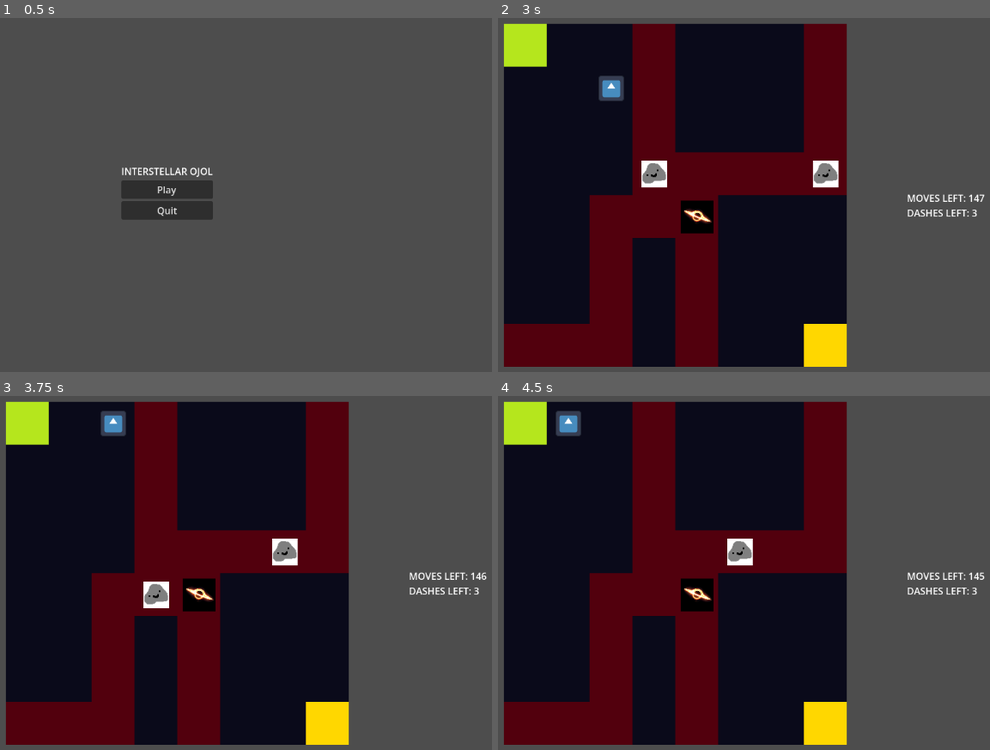
Above: before the commit, frames 1-4 (two rows, left to right).
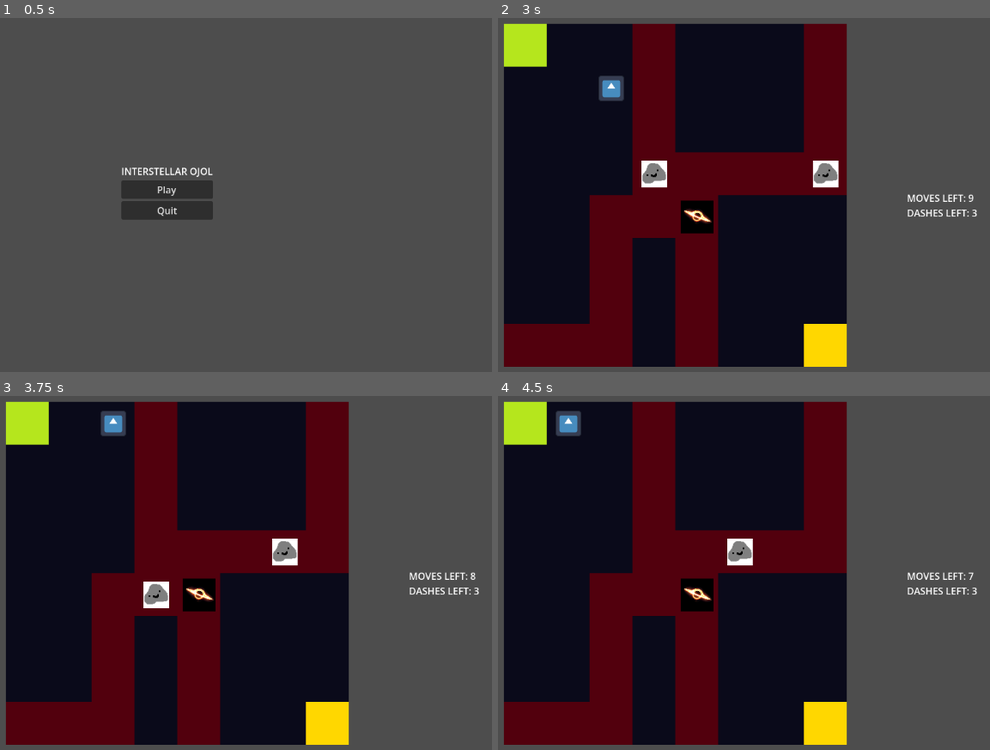
Above: after the commit, the same moments.

Repository: XilefEel/gameseed-2026
Game: Godot game, scene res://scenes/MainMenu.tscn
Same seed, same stepped clock (60 frames per second), same inputs: the game is played once before the commit and once after it. The engine's default icon, where the game draws it, is replaced by a stand-in: a white triangle on a blue panel in a dark square.
Inputs:
- Up to frame 1 (0.5 s): no input
- Up to frame 2 (3 s): click "Play" at 0.5 s; tap Enter at 1.25, 2.75 s; hold Right (ui_right) 1.28-2.03 s; hold E 1.28-2.03 s; tap Shift at 1.55, 2.1 s; tap Space at 2 s; hold Down (ui_down) 2.03-2.78 s; tap E at 2.3 s; hold Right (ui_right) from 2.78 s (still down); hold E from 2.78 s (still down)
- Up to frame 3 (3.75 s): tap Shift at 3.05, 3.6 s; tap Space at 3.5 s; release Right (ui_right) at 3.53 s; release E at 3.53 s; hold Up (ui_up) from 3.53 s (still down)
- Up to frame 4 (4.5 s): tap E at 3.8 s; tap Enter at 4.25 s; release Up (ui_up) at 4.28 s; hold Left (ui_left) from 4.28 s (still down); hold E from 4.28 s (still down)

Frame 1 is identical in both runs. In frame 2, less than 0.1% of the frame differs, in the area x 95-99%, y 49-52%; in frame 3, less than 0.1%; in frame 4, less than 0.1%.

Commit message:
cleaned up player movement

Diff:
--- a/scripts/player/player.gd
+++ b/scripts/player/player.gd
@@ -11,7 +11,7 @@
 var is_moving := false
 var current_cell := Vector2i.ZERO
 
-var moves_left := 150 :
+var moves_left := 12 :
 	set(value):
 		moves_left = value
 		move_label.text = "MOVES LEFT: %d" % moves_left
--- a/scripts/player/player_movement.gd
+++ b/scripts/player/player_movement.gd
@@ -25,23 +25,48 @@
 		await hazards.game_over()
 		return
 
-	var cost = 2 if hazards.is_in_yellow_zone(player.current_cell) else 1
-
-	if player.moves_left < cost:
-		return
+	await move_to_cell(next)
 
 	var prev_cells = hazards.step_asteroids()
-	player.current_cell = next
-	await move_to_cell(player.current_cell)
-
 	if hazards.check_asteroid_collisions(prev_cells, player.current_cell):
 		await hazards.game_over()
 		return
 
-	player.moves_left -= cost
+	if !try_consume_move():
+		return
 
 	if grid.is_end_cell(player.current_cell):
 		await hazards.win()
+
+	if player.moves_left <= 0:
+		await hazards.game_over()
+		return
+
+
+func move_to_cell(new_cell: Vector2i) -> void:
+	player.current_cell = new_cell
+	player.is_moving = true
+
+	var target = grid.map_to_local(new_cell)
+	var duration = player.position.distance_to(target) / player.MOVE_SPEED
+
+	await create_tween().tween_property(
+		player,
+		"position",
+		target,
+		duration
+	).finished
+
+	player.is_moving = false
+
+
+func try_consume_move() -> bool:
+	var cost = 2 if hazards.is_in_yellow_zone(player.current_cell) else 1
+	if player.moves_left < cost:
+		return false
+
+	player.moves_left -= cost
+	return true
 
 
 func dash(dir: Vector2i) -> void:
@@ -80,53 +105,48 @@
 
 	for cell in dash_path:
 		if not grid.is_in_bounds(cell) or grid.is_wall(cell) or hazards.is_on_blackhole(cell):
-			player.current_cell = cell if grid.is_in_bounds(cell) else dash_path[-2]
-
-			await move_to_cell(player.current_cell)
+			await move_to_cell(cell if grid.is_in_bounds(cell) else dash_path[-2])
 			await hazards.game_over()
 			return
 
 		for a in hazards.asteroids:
 			if a.get_cell() == cell:
-				player.current_cell = cell
-
-				await move_to_cell(player.current_cell)
+				await move_to_cell(cell)
 				await hazards.game_over()
 				return
 
-	player.current_cell = dash_path[-1]
-	await move_to_cell(player.current_cell)
+	await move_to_cell(dash_path[-1])
 	player.dashes_left -= 1
 
-	var cost = 2 if hazards.is_in_yellow_zone(player.current_cell) else 1
-	player.moves_left -= cost
+	if !try_consume_move():
+		return
 
 	if grid.is_end_cell(player.current_cell):
 		await hazards.win()
 
-
-func move_to_cell(cell: Vector2i) -> void:
-	player.is_moving = true
-
-	var target = grid.map_to_local(cell)
-	var duration = player.position.distance_to(target) / player.MOVE_SPEED
-
-	await create_tween().tween_property(
-		player,
-		"position",
-		target,
-		duration
-	).finished
-
-	player.is_moving = false
+	if player.moves_left <= 0:
+		await hazards.game_over()
+		return
 
 
 func recharge() -> void:
-	if player.moves_left <= 0 or player.dashes_left >= 3 :
+	if player.dashes_left >= 3 or player.moves_left <= 0:
+		return
+
+	var prev_cells = hazards.step_asteroids()
+	if hazards.check_asteroid_collisions(prev_cells, player.current_cell):
+		await hazards.game_over()
+		return
+
+	if hazards.is_in_red_zone(player.current_cell):
+		await get_sucked_in()
 		return
 
 	player.dashes_left += 1
 	player.moves_left -= 1
+
+	if player.moves_left <= 0:
+		await hazards.game_over()
 
 
 func get_curve_direction(dir: Vector2i, blackhole: Vector2i) -> Vector2i:
@@ -140,6 +160,7 @@
 		return Vector2i(dir.y, -dir.x)
 
 	return Vector2i.ZERO
+
 
 func get_sucked_in() -> void:
 	player.is_moving = true
@@ -156,4 +177,5 @@
 				duration
 			).finished
 
+	player.is_moving = false
 	await hazards.game_over()
